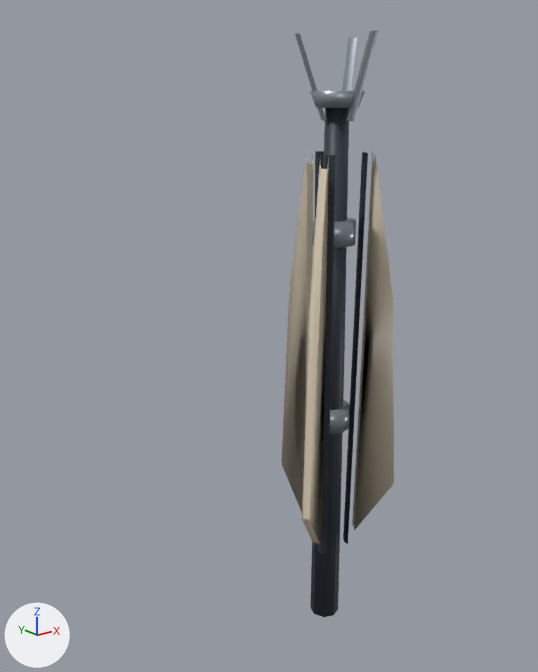
The FBX model unity-vfx-preview/Assets/Resources/TRIAS/Objectives/Objectives.fbx, before and after one commit.
Both versions are drawn from a camera (50 mm lens) standing at (-1.74, -1.82, 2.04) and looking at (-0.21, 0.09, 1.27). Lighting does not change. The marker at lower left points along +X, +Y and +Z. The first picture is the older version. Where no turn or scale is listed for an object, it has been applied to the vertices.

Script lines for the objects in view, before the commit:
```python
me_controlrelay_mesh = bpy.data.meshes.new('ControlRelay_Mesh')
me_controlrelay_mesh.from_pydata(...)  # 512 vertices, 458 faces; spans x -0.23..0.23, y -0.16..0.25, z 0.12..2.24
# faces by material slot: [148, 172, 138]
me_controlrelay_mesh.materials.append(mat_graphite)  # greyish blue #303840
me_controlrelay_mesh.materials.append(mat_alloy)  # grey #97a2aa
me_controlrelay_mesh.materials.append(mat_ceramic)  # beige #e1d3ba
ob_controlrelay_mount = bpy.data.objects.new('ControlRelay_Mount', me_controlrelay_mesh)
ob_controlrelay_mount.location = (0.0, 0.0, 0.0)
```
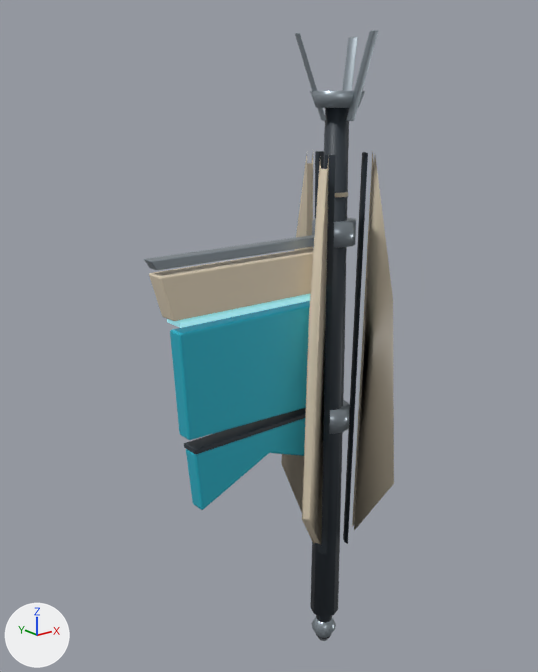
Where the change shows, as pixel boxes (x1, y1, x2, y2) in the pictures (538 x 672 px):
'FactionStandard_Mount', added
    after: (144, 192, 348, 641)
    faces in mat_faction (cyan #29b6cd): (170, 301, 310, 510)
    faces in mat_ceramic (beige #e1d3ba): (149, 192, 348, 321)
    faces in mat_alloy (grey #97a2aa): (144, 235, 336, 641)
    faces in mat_graphite (greyish blue #303840): (184, 408, 332, 639)
    faces in mat_glow (cyan #aaf3ff, glowing cyan #aaf3ff): (167, 294, 310, 328)

The change, as a diff of the scene's bpy script:
```diff
--- a/unity-vfx-preview/Assets/Resources/TRIAS/Objectives/Objectives.fbx.py
+++ b/unity-vfx-preview/Assets/Resources/TRIAS/Objectives/Objectives.fbx.py
@@ mat_faction @@
+mat_faction = principled_material('Faction')
+mat_faction.base_color = (0.022, 0.47, 0.61)  # cyan #29b6cd
+mat_faction.metallic = 0.19
+mat_faction.roughness = 0.4
@@ mat_glow @@
+mat_glow = principled_material('Glow')
+mat_glow.base_color = (0.4, 0.9, 1.0)  # cyan #aaf3ff
+mat_glow.roughness = 0.3
+mat_glow.emission_color = (0.4, 0.9, 1.0)  # cyan #aaf3ff
+mat_glow.emission_strength = 0.38
@@ me_factionstandard_mesh @@
+me_factionstandard_mesh.from_pydata(...)  # 447 vertices, 402 faces; spans x -0.72..0.05, y -0.05..0.05, z -0.02..1.9
+# faces by material slot: [76, 88, 63, 54, 121]
+me_factionstandard_mesh.materials.append(mat_graphite)  # greyish blue #303840
+me_factionstandard_mesh.materials.append(mat_alloy)  # grey #97a2aa
+me_factionstandard_mesh.materials.append(mat_ceramic)  # beige #e1d3ba
+me_factionstandard_mesh.materials.append(mat_glow)  # cyan #aaf3ff, glowing cyan #aaf3ff
+me_factionstandard_mesh.materials.append(mat_faction)  # cyan #29b6cd
@@ ob_factionstandard_mount @@
+ob_factionstandard_mount = bpy.data.objects.new('FactionStandard_Mount', me_factionstandard_mesh)
+ob_factionstandard_mount.location = (0.0, 0.0, 0.0)
```
